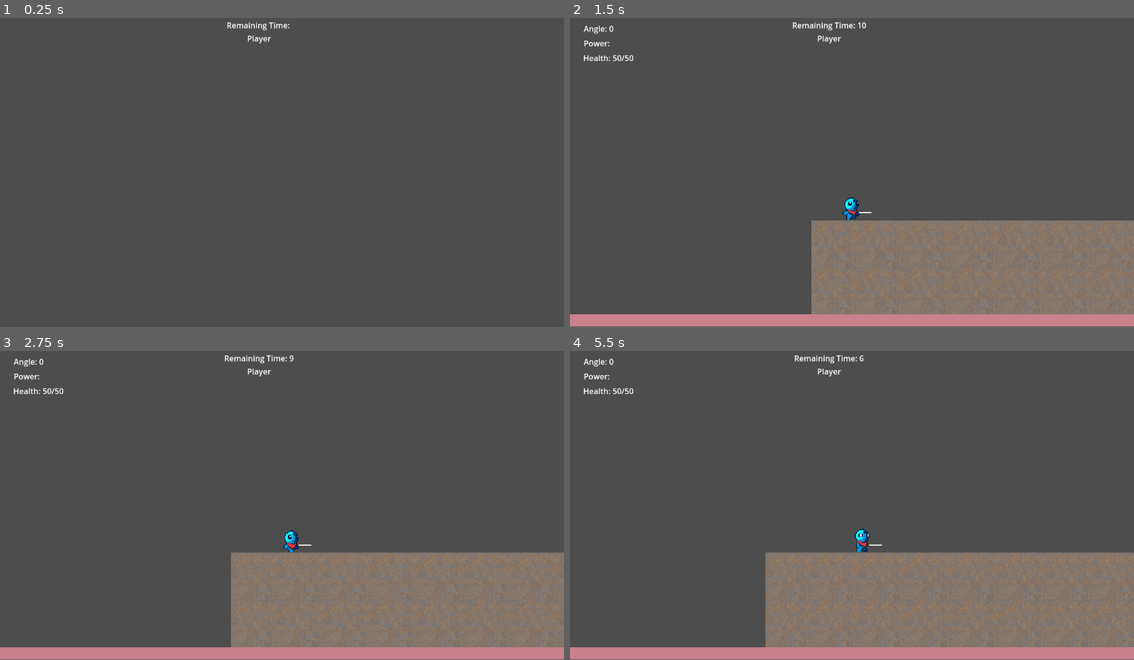
Above: before the commit, frames 1-4 (two rows, left to right).
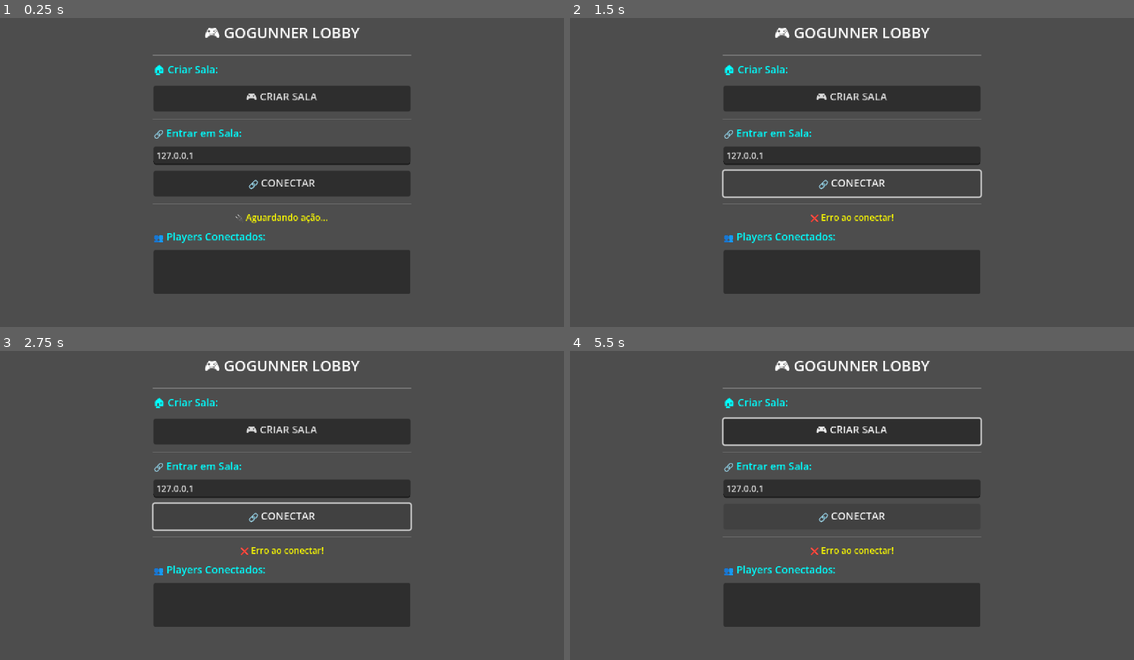
Above: after the commit, the same moments.

Repository: DanSantos8/godot-go-gunner
Game: Godot game, scene res://Scenes/lobby.tscn
Two runs of this game, one before a commit and one after it. Both use one fixed random seed, a clock stepped at 60 frames per second and the inputs below. Before the commit the project starts from res://Scenes/arena.tscn.
Inputs (mouse positions are in pixels of both pictures, inside the frame that each line leads up to):
- Up to frame 1 (0.25 s): no input
- Up to frame 2 (1.5 s): click (852, 98) at 0.5 s, where only the run after the commit has a clickable "🎮 CRIAR SALA"; click (852, 184) at 1.25 s, where only the run after the commit has a clickable "🔗 CONECTAR"
- Up to frame 3 (2.75 s): hold D (move_right) from 2.03 s (still down); tap S (aim_down) at 2.1 s
- Up to frame 4 (5.5 s): tap Up (aim_up) at 2.85, 5.1 s; release D (move_right) at 3.53 s; hold Left (move_left) 3.53-4.28 s; hold Space (charge) 3.53-4.28 s; hold D (move_right) from 4.28 s (still down); tap S (aim_down) at 4.35 s

The runs differ from the first frame. In frame 1, 18% of the frame differs, in the area x 27-73%, y 1-90%; in frame 2, 33%; in frame 3, 33%; in frame 4, 34%, in the area x 0-100%, y 1-100%.

Commit message:
adding simple multiplayer connection

Diff:
--- /dev/null
+++ b/Scenes/lobby.tscn
@@ -0,0 +1,12 @@
+[gd_scene load_steps=2 format=3 uid="uid://k18r5yy6ppr0"]
+
+[ext_resource type="Script" uid="uid://crq2gec40y0h1" path="res://Scripts/Lobby/lobby.gd" id="1_nvaej"]
+
+[node name="Lobby" type="Control"]
+layout_mode = 3
+anchors_preset = 15
+anchor_right = 1.0
+anchor_bottom = 1.0
+grow_horizontal = 2
+grow_vertical = 2
+script = ExtResource("1_nvaej")
--- /dev/null
+++ b/Scripts/Lobby/lobby.gd
@@ -0,0 +1,211 @@
+# Scripts/lobby.gd
+extends Control
+
+# UI References
+@onready var create_btn: Button
+@onready var join_btn: Button
+@onready var ip_input: LineEdit
+@onready var status_label: Label
+@onready var players_list: ItemList
+@onready var start_btn: Button
+
+# Network state
+var is_host: bool = false
+
+func _ready():
+	_create_ui()
+	_setup_network_callbacks()
+
+func _create_ui():
+	# Background
+	var bg = ColorRect.new()
+	bg.anchors_preset = Control.PRESET_FULL_RECT
+	bg.color = Color(0.1, 0.1, 0.15, 1.0)
+	add_child(bg)
+
+	# Main container
+	var main_vbox = VBoxContainer.new()
+	main_vbox.add_theme_constant_override("separation", 8)
+	add_child(main_vbox)
+
+	# Centralização para tela 1152x648
+	main_vbox.set_anchors_and_offsets_preset(Control.PRESET_CENTER)
+	main_vbox.size = Vector2(350, 400)
+	main_vbox.position = Vector2(-175, -200)
+
+	# Title
+	var title = Label.new()
+	title.text = "🎮 GOGUNNER LOBBY"
+	title.horizontal_alignment = HORIZONTAL_ALIGNMENT_CENTER
+	title.add_theme_font_size_override("font_size", 20)
+	title.add_theme_color_override("font_color", Color.WHITE)
+	main_vbox.add_child(title)
+
+	# Separator
+	var sep1 = HSeparator.new()
+	main_vbox.add_child(sep1)
+
+	# Create Button
+	var create_label = Label.new()
+	create_label.text = "🏠 Criar Sala:"
+	create_label.add_theme_font_size_override("font_size", 14)
+	create_label.add_theme_color_override("font_color", Color.CYAN)
+	main_vbox.add_child(create_label)
+
+	create_btn = Button.new()
+	create_btn.text = "🎮 CRIAR SALA"
+	create_btn.custom_minimum_size = Vector2(320, 35)
+	create_btn.add_theme_font_size_override("font_size", 14)
+	create_btn.pressed.connect(_on_create_pressed)
+	main_vbox.add_child(create_btn)
+
+	# Separator
+	var sep2 = HSeparator.new()
+	main_vbox.add_child(sep2)
+
+	# Join Section
+	var join_label = Label.new()
+	join_label.text = "🔗 Entrar em Sala:"
+	join_label.add_theme_font_size_override("font_size", 14)
+	join_label.add_theme_color_override("font_color", Color.CYAN)
+	main_vbox.add_child(join_label)
+
+	ip_input = LineEdit.new()
+	ip_input.text = "127.0.0.1"
+	ip_input.placeholder_text = "Digite o IP do host"
+	ip_input.custom_minimum_size = Vector2(320, 25)
+	ip_input.add_theme_font_size_override("font_size", 12)
+	main_vbox.add_child(ip_input)
+
+	join_btn = Button.new()
+	join_btn.text = "🔗 CONECTAR"
+	join_btn.custom_minimum_size = Vector2(320, 35)
+	join_btn.add_theme_font_size_override("font_size", 14)
+	join_btn.pressed.connect(_on_join_pressed)
+	main_vbox.add_child(join_btn)
+
+	# Separator
+	var sep3 = HSeparator.new()
+	main_vbox.add_child(sep3)
+
+	# Status
+	status_label = Label.new()
+	status_label.text = "🔌 Aguardando ação..."
+	status_label.horizontal_alignment = HORIZONTAL_ALIGNMENT_CENTER
+	status_label.add_theme_font_size_override("font_size", 12)
+	status_label.add_theme_color_override("font_color", Color.YELLOW)
+	main_vbox.add_child(status_label)
+
+	# Players
+	var players_label = Label.new()
+	players_label.text = "👥 Players Conectados:"
+	players_label.add_theme_font_size_override("font_size", 14)
+	players_label.add_theme_color_override("font_color", Color.CYAN)
+	main_vbox.add_child(players_label)
+
+	players_list = ItemList.new()
+	players_list.custom_minimum_size = Vector2(320, 60)
+	players_list.add_theme_font_size_override("font_size", 12)
+	main_vbox.add_child(players_list)
+
+	# Start Button
+	start_btn = Button.new()
+	start_btn.text = "▶️ INICIAR JOGO"
+	start_btn.custom_minimum_size = Vector2(320, 40)
+	start_btn.add_theme_font_size_override("font_size", 16)
+	start_btn.modulate = Color.GREEN
+	start_btn.pressed.connect(_on_start_pressed)
+	start_btn.visible = false
+	main_vbox.add_child(start_btn)
+
+func _setup_network_callbacks():
+	multiplayer.peer_connected.connect(_on_peer_connected)
+	multiplayer.peer_disconnected.connect(_on_peer_disconnected)
+	multiplayer.connected_to_server.connect(_on_connected_to_server)
+	multiplayer.connection_failed.connect(_on_connection_failed)
+
+# ===== BUTTON HANDLERS =====
+func _on_create_pressed():
+	print("🎮 [LOBBY] Criando sala...")
+
+	if NetworkManager.create_server():
+		is_host = true
+		_update_ui_for_host()
+		_add_player_to_list(1, "Player 1 (Host)")
+	else:
+		status_label.text = "❌ Erro ao criar sala!"
+
+func _on_join_pressed():
+	var ip = ip_input.text.strip_edges()
+	if ip.is_empty():
+		status_label.text = "❌ Digite um IP válido!"
+		return
+
+	print("🔗 [LOBBY] Conectando em ", ip)
+
+	if NetworkManager.join_server(ip):
+		status_label.text = "🔗 Conectando..."
+		_disable_connection_buttons()
+	else:
+		status_label.text = "❌ Erro ao conectar!"
+
+func _on_start_pressed():
+	if not is_host:
+		return
+
+	if players_list.item_count < 2:
+		status_label.text = "❌ Precisa de pelo menos 2 players!"
+		return
+
+	print("▶️ [LOBBY] Iniciando jogo...")
+	start_game.rpc()
+
+# ===== NETWORK CALLBACKS =====
+func _on_peer_connected(id: int):
+	print("🟢 [LOBBY] Player conectou: ", id)
+
+	if is_host:
+		_add_player_to_list(id, "Player " + str(id))
+		status_label.text = "✅ Player " + str(id) + " conectou!"
+
+		if players_list.item_count >= 2:
+			start_btn.visible = true
+
+func _on_peer_disconnected(id: int):
+	print("🔴 [LOBBY] Player desconectou: ", id)
+
+	if is_host and players_list.item_count < 2:
+		start_btn.visible = false
+
+func _on_connected_to_server():
+	print("✅ [LOBBY] Conectado ao servidor!")
+	status_label.text = "✅ Conectado! Aguardando host iniciar..."
+
+func _on_connection_failed():
+	print("❌ [LOBBY] Falha na conexão!")
+	status_label.text = "❌ Falha na conexão!"
+	_enable_connection_buttons()
+
+# ===== UI HELPERS =====
+func _update_ui_for_host():
+	status_label.text = "🎮 Sala criada! Aguardando players..."
+	_disable_connection_buttons()
+
+func _disable_connection_buttons():
+	create_btn.disabled = true
+	join_btn.disabled = true
+	ip_input.editable = false
+
+func _enable_connection_buttons():
+	create_btn.disabled = false
+	join_btn.disabled = false
+	ip_input.editable = true
+
+func _add_player_to_list(id: int, name: String):
+	players_list.add_item(name)
+
+# ===== GAME START =====
+@rpc("authority", "call_local", "reliable")
+func start_game():
+	print("🚀 [LOBBY] Iniciando jogo para todos!")
+	get_tree().change_scene_to_file("res://Scenes/arena.tscn")
--- a/Scripts/Singleton/network_manager.gd
+++ b/Scripts/Singleton/network_manager.gd
@@ -1,4 +1,4 @@
-# NetworkManager.gd - VERSÃO LIMPA
+# NetworkManager.gd - VERSÃO SUPER SIMPLES
 extends Node
 
 const PORT = 8080
@@ -14,6 +14,10 @@
 	multiplayer.peer_disconnected.connect(_on_peer_disconnected)
 	multiplayer.connected_to_server.connect(_on_connected_to_server)
 	multiplayer.connection_failed.connect(_on_connection_failed)
+	multiplayer.server_disconnected.connect(_on_server_disconnected)
+
+func _on_scene_changed():
+	print("🎬 [GLOBAL] CENA MUDOU! Current scene: ", get_tree().current_scene.scene_file_path if get_tree().current_scene else "NONE")
 
 func create_server():
 	print("🎮 [NETWORK] Criando servidor...")
@@ -54,3 +58,11 @@
 
 func _on_connection_failed():
 	print("❌ [NETWORK] Falha na conexão!")
+
+func _on_server_disconnected():
+	print("🔴 [NETWORK] SERVIDOR DESCONECTOU!")
+
+	# Forçar saída IMEDIATA do processo
+	# Ao invés de tentar "salvar" a sessão
+	print("🔴 [NETWORK] Forçando saída do cliente...")
+	get_tree().quit()
--- a/project.godot
+++ b/project.godot
@@ -11,7 +11,7 @@
 [application]
 
 config/name="GoGunner"
-run/main_scene="uid://bdcpi0ubabcmf"
+run/main_scene="uid://k18r5yy6ppr0"
 config/features=PackedStringArray("4.4", "Forward Plus")
 config/icon="res://icon.svg"
 
@@ -22,7 +22,6 @@
 BattleManager="*res://Scripts/Battle/battle_manager.gd"
 CameraController="*res://Scripts/Singleton/camera_controller.gd"
 NetworkManager="*res://Scripts/Singleton/network_manager.gd"
-AutoConnect="*res://Scripts/Singleton/auto_connect.gd"
 
 [input]
 
Not shown, added: Scripts/Lobby/lobby.gd.uid
